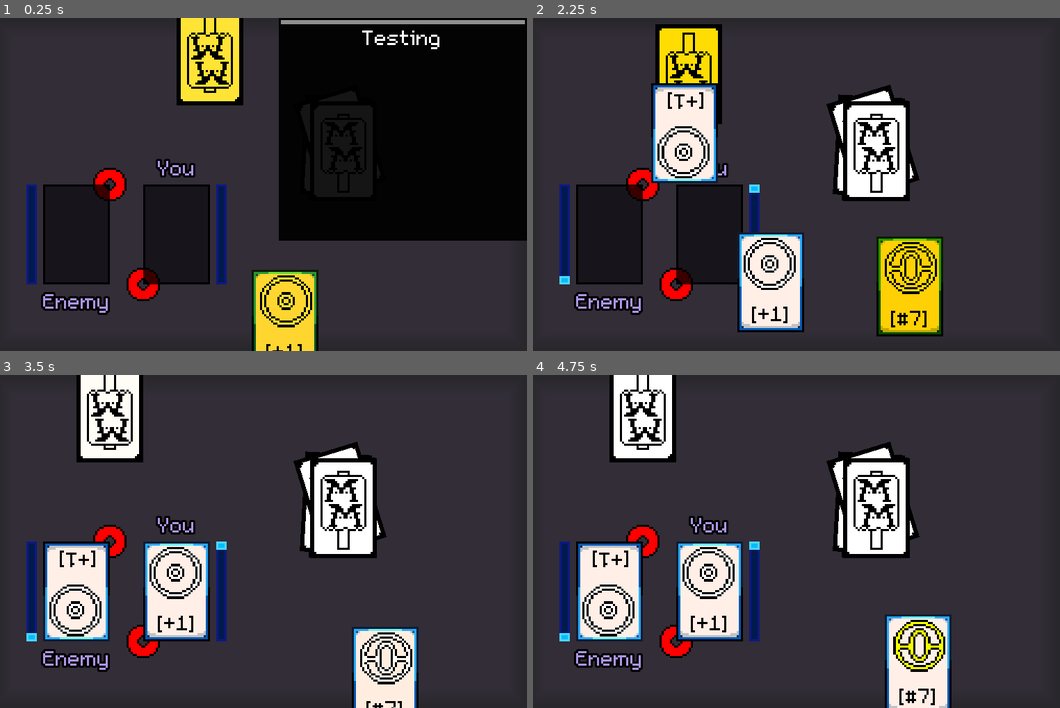
Above: before the commit, frames 1-4 (two rows, left to right).
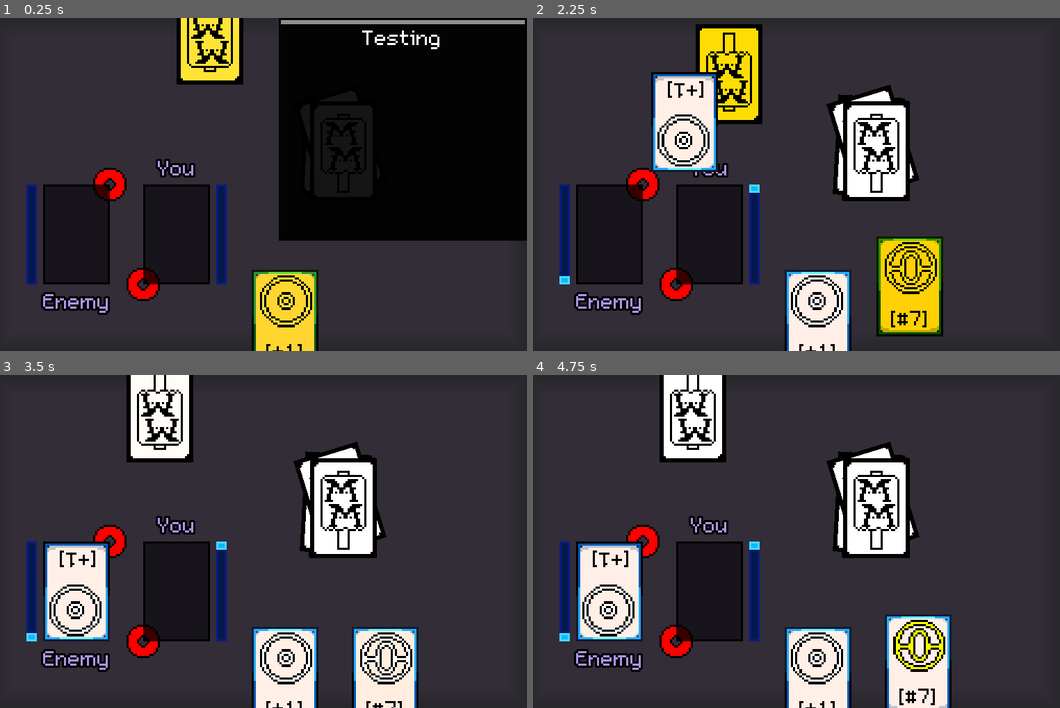
Above: after the commit, the same moments.

Repository: U23RN6M3/Magicae-Manus
Game: Godot game, scene res://Main/Arena.tscn
Two runs of this game, one before a commit and one after it. Both use one fixed random seed, a clock stepped at 60 frames per second and the inputs below. This scene is started directly instead of the project's main scene.
Inputs (mouse positions are in pixels of both pictures, inside the frame that each line leads up to):
- Up to frame 1 (0.25 s): no input
- Up to frame 2 (2.25 s): tap Enter (ui_accept) at 0.5, 0.77, 1.52 s; move the mouse to (817, 321) at 0.52 s; click (817, 321) at 0.67 s; move the mouse to (743, 54) at 1.27 s; click (743, 54) at 1.42 s; move the mouse to (712, 234) at 2.02 s; click (712, 234) at 2.17 s
- Up to frame 3 (3.5 s): click (179, 591) at 2.92 s; tap Enter (ui_accept) at 3.02 s
- Up to frame 4 (4.75 s): tap Enter (ui_accept) at 3.5, 3.77, 4.52 s; move the mouse to (612, 591) at 3.52 s; click (612, 591) at 3.67 s; move the mouse to (917, 678) at 4.27 s; click (917, 678) at 4.42 s

The runs differ from the first frame. In frame 1, 1.5% of the frame differs, in the area x 33-47%, y 0-27%; in frame 2, 12%; in frame 3, 12%, in the area x 14-61%, y 0-100%; in frame 4, 12%.
Error after the commit: Invalid set index 'Card:[KinematicBody2D:1348]' (on base: 'Array') with value of type 'Nil' (res://Main/Arena.gd:182)

Commit message:
Tried optimizing code yet broke it
fixing this tomorrow you egghead dont forget

Diff:
--- a/Developer_Mode/Error.gd
+++ b/Developer_Mode/Error.gd
@@ -1,6 +1,15 @@
 extends Control
 
+onready var array: Array = [
+	$ColorRect,
+	null,
+	null,
+	null,
+	null,
+]
 
+func _ready():
+	print(str(array))
 
 func _on_Button_pressed():
 	get_tree().quit()
--- a/Main/Arena.gd
+++ b/Main/Arena.gd
@@ -35,20 +35,20 @@
 	Vector2(8, 18)
 ]
 
-var PlayerDeckSlots = [
-	true,
-	false,
-	false,
-	false,
-	false,
+onready var PlayerDeckSlots = [
+	$"2DSpace/PlayerDeck/Card",
+	null,
+	null,
+	null,
+	null,
 ]
 
-var EnemyDeckSlots = [
-	true,
-	false,
-	false,
-	false,
-	false,
+onready var EnemyDeckSlots = [
+	$"2DSpace/PlayerDeck/Card",
+	null,
+	null,
+	null,
+	null,
 ]
 
 var state = TALKING
@@ -80,37 +80,66 @@
 
 	#this strategy will need the ai to always pick the first available card and select it
 	if strat == "first-to-last":
-		for i in enemy_deck.get_children():
-			if i != null:
-				enemy_selected_card = i
-				break
-			elif i == null:
-				print("slot empty, picking next slot")
-
-func get_open_slot(deck):
+		if len(enemy_deck.get_children()) > 0:
+			enemy_selected_card = enemy_deck.get_children()[0]
+		else:
+			draw_card("enemy")
+			set_enemy_selected_card("first-to-last")
+
+func get_open_slot(deck, return_type):
 	#checks for open slots in the appropriate deck
 
 	#if the deck is not empty
 	if not deck.get_children().empty():
 		#then we will perform a for loop to check for open slots
 		for i in range(5):
-			#checks if the deck child is equal to null
-			if deck.get_child(i) == null:
-				#then we use this slot by the value of the specified deck position array
-				if deck == player_deck:
-					return PlayerDeckPositions[i]
-				elif deck == enemy_deck:
-					return EnemyDeckPositions[i]
-				#DO NOT FORGET TO break the for loop
-				break
-			elif deck.get_child(i) != null:
-				if i != 4:
-					#we print that the slot is full if we havent checked the last slot
-					print("slot full")
-				elif i == 4:
-					#we print that all the slots are full and return -100, -100 for now,
-					print("all slots full")
-					return Vector2(-100, -100)
+			if deck == player_deck:
+				#checks if the player deck slot is available
+				if PlayerDeckSlots[i] == null:
+					if return_type == "Vec2":
+						#then we return the i value of the player deck position array
+						return PlayerDeckPositions[i]
+					elif return_type == "Place":
+						#then we literally return the i value
+						return i
+
+					#DO NOT FORGET TO break the for loop
+					break
+
+				elif PlayerDeckSlots[i] != null:
+					if i != 4:
+						#we print that the slot is full if we havent checked the last slot
+						print("player slot full")
+					elif i == 4:
+						#we print that all the slots are full and return -100, -100 for now,
+						print("all player slots full")
+						if return_type == "Vec2":
+							return Vector2(-100, -100)
+						elif return_type == "Place":
+							return 5
+			elif deck == enemy_deck:
+				#checks if the enemy deck slot is available
+				if EnemyDeckSlots[i] == null:
+					if return_type == "Vec2":
+						#then we return the i value of the enemy deck position array
+						return EnemyDeckPositions[i]
+					elif return_type == "Place":
+						#then we literally return the i value
+						return i
+					#DO NOT FORGET TO break the for loop
+					break
+
+				elif EnemyDeckSlots[i] != null:
+					if i != 4:
+						#we print that the slot is full if we havent checked the last slot
+						print("enemy slot full")
+					elif i == 4:
+						#we print that all the slots are full and return -100, -100 for now,
+						print("all enemy slots full")
+						if return_type == "Vec2":
+							return Vector2(-100, -100)
+						elif return_type == "Place":
+							return 5
 	#else if the deck is completely empty
 	elif deck.get_children().empty():
 		#we return the first value of the specified deck position array
@@ -124,7 +153,7 @@
 	state = state_to
 
 func pick_from_array(array: Array):
-	#pick from random array
+	#self explanatory
 	randomize()
 	array.shuffle()
 	return array.front()
@@ -147,6 +176,11 @@
 		if card.effect.begins_with("+"):
 			player_charge_meter.value += int(card.effect.right(0))
 			$Charge.play()
+
+		for i in PlayerDeckSlots:
+			if i == card:
+				PlayerDeckSlots[i] = null
+				break
 
 		#set the card's z index to the current turn count
 		card.z_index = turns
@@ -186,7 +220,7 @@
 		enemy_deck.remove_child(card)
 		enemy_play_pos.add_child(card)
 
-func add_card_to_deck(who: String):
+func draw_card(who: String):
 	#this function adds random possible cards to the specified deck
 
 	#if the player is the player
@@ -197,8 +231,10 @@
 		player_deck.add_child(new_card)
 		#sets the card's global position to the shuffled deck's global position
 		new_card.global_position = shuffled_deck.global_position
+		#Sets the player deck slot's number to be a taken slot
+		PlayerDeckSlots[get_open_slot(player_deck, "Place")] = new_card
 		#move to the card to an available position on the player's deck
-		new_card.move_to_target(0.2, new_card, "global_position", new_card.global_position, get_open_slot(player_deck))
+		new_card.move_to_target(0.2, new_card, "global_position", new_card.global_position, get_open_slot(player_deck, "Vec2"))
 		#creates the stats for the cards
 		new_card.card = pick_from_array(possible_cards_based_off_charges(player_charge_meter.value))
 		new_card.set_stats()
@@ -211,8 +247,10 @@
 		enemy_deck.add_child(new_card)
 		#sets the card's global position to the shuffled deck's global position
 		new_card.global_position = shuffled_deck.global_position
+		#Sets the player deck slot's number to be a taken slot
+		PlayerDeckSlots[get_open_slot(enemy_deck, "Place")] = new_card
 		#move to the card to an available position on the enemy's deck
-		new_card.move_to_target(0.2, new_card, "global_position", new_card.global_position, get_open_slot(enemy_deck))
+		new_card.move_to_target(0.2, new_card, "global_position", new_card.global_position, get_open_slot(enemy_deck, "Vec2"))
 		#creates the stats for the cards
 		new_card.card = pick_from_array(possible_cards_based_off_charges(enemy_charge_meter.value))
 		new_card.set_stats()
@@ -257,8 +295,8 @@
 						play_card("player", Global.recently_clicked_card)
 						play_card("enemy", enemy_selected_card)
 						#add a new card to each of the card players
-						add_card_to_deck("player")
-						add_card_to_deck("enemy")
+						draw_card("player")
+						draw_card("enemy")
 						#set the recently clicked card to nothing/Nil
 						Global.recently_clicked_card = null
 						#wait for 1 second to set the state to playing to start the loop all over again
--- a/Main/Arena.tscn
+++ b/Main/Arena.tscn
@@ -208,7 +208,7 @@
 position = Vector2( -32, 0 )
 
 [node name="EnemyDeck" type="Node2D" parent="2DSpace"]
-position = Vector2( 72, 18 )
+position = Vector2( 72, 8 )
 rotation = 3.14159
 
 [node name="Card" parent="2DSpace/EnemyDeck" instance=ExtResource( 5 )]
